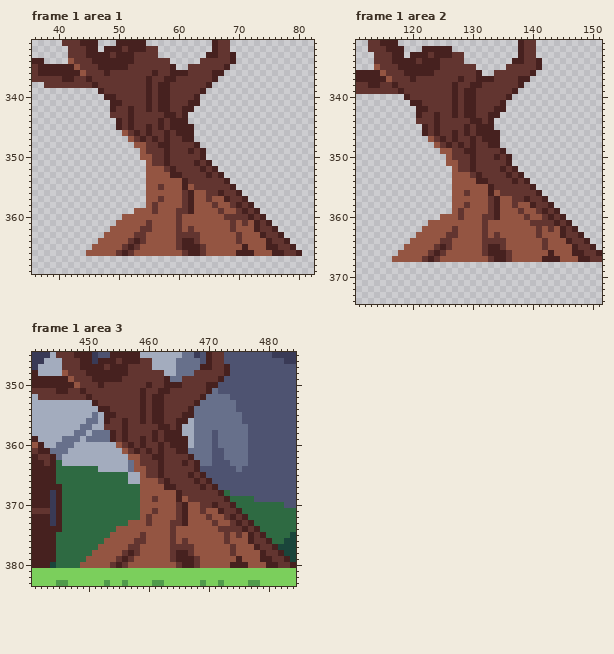
One commit to this pixel-art file: Sprites/Grasslands.aseprite. Above: the version before the commit.
600x600 pixels, 3 frames. Shown: frame 1 area 1: x 36..82, y 331..369; frame 1 area 2: x 111..151, y 331..374; frame 1 area 3: x 441..484, y 345..383. The commit also changed other frames or places, which this record leaves out.
Now the later version:
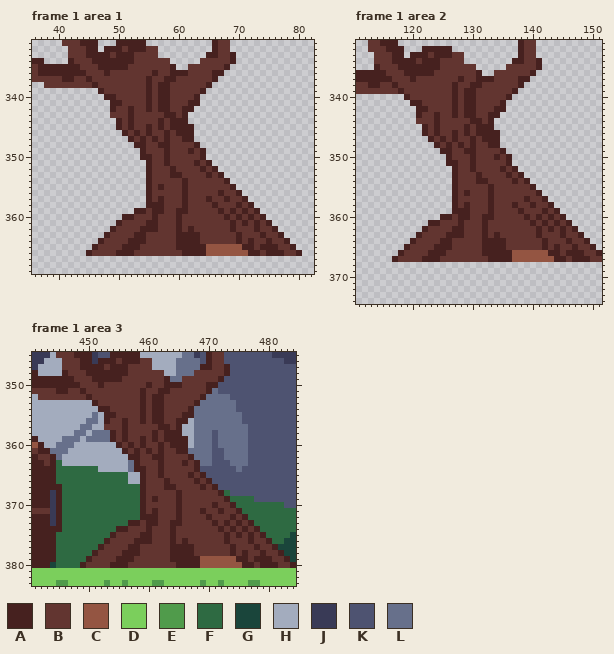
Palette (. is transparent): A #46211f  B #623530  C #945542  D #7bcf5c  E #509b4b  F #2e6a42  G #1a453b  H #a3acbe  J #393a56  K #4e5371  L #67708b
Diff:
Changed rows in their new state; - is an unchanged pixel.
Frame 1 area 1, layer "grasslands":
first column x 42:
334 A--
335 -A-
336 --A
first column x 45:
346 ------A------------------------
347 -------A-----------------------
348 --------AA---------------------
349 ---------A---------------------
350 ---------AA--------------------
351 ----------A--------------------
352 ----------ABB------------------
353 ----------ABBB-----------------
354 ----------ABBBBB---------------
355 ----------ABABBB-B-------------
356 ----------ABBBBBABBB-----------
357 ----------ABABBBABBBABB--------
358 ----------AAABBBABBBBABB-------
359 --------AABAABBAABBBBBABA------
360 ------AABBBABBBABBBBBBBA-A-----
361 -----ABBBBAABBBABBBBBBBBABAB---
362 ----ABBBBAAABBBABABBBBBBABBB---
363 ---ABBBBAABBBBBAAAABBBBBBABBB--
364 --ABBBBA-ABBBBBA--ABBBBBBABABB-
365 -ABBBBA-ABBBBBBA---A-------ABA-
366 ABBBBA-ABBBBBBBBA--A-----CC-ABA
Frame 1 area 2, layer "grasslands":
first column x 114:
335 A--
336 -A-
337 --A
first column x 117:
347 ------A------------------------
348 -------A-----------------------
349 --------AA---------------------
350 ---------A---------------------
351 ---------AA--------------------
352 ----------A--------------------
353 ----------ABB------------------
354 ----------ABBB-----------------
355 ----------ABBBBB---------------
356 ----------ABABBB-B-------------
357 ----------ABBBBBABBB-----------
358 ----------ABABBBABBBABB--------
359 ----------AAABBBABBBBABB-------
360 --------AABAABBAABBBBBABA------
361 ------AABBBABBBABBBBBBBA-A-----
362 -----ABBBBAABBBABBBBBBBBABAB---
363 ----ABBBBAAABBBABABBBBBBABBB---
364 ---ABBBBAABBBBBAAAABBBBBBABBB--
365 --ABBBBA-ABBBBBA--ABBBBBBABABB-
366 -ABBBBA-ABBBBBBA---A-------ABA-
367 ABBBBA-ABBBBBBBBA--A-----CC-ABA
Frame 1 area 3, layer "grasslands":
first column x 446:
348 A--
349 -A-
350 --A
first column x 449:
360 ------A------------------------
361 -------A-----------------------
362 --------AA---------------------
363 ---------A---------------------
364 ---------AA--------------------
365 ----------A--------------------
366 ----------ABB------------------
367 ----------ABBB-----------------
368 ----------ABBBBB---------------
369 ----------ABABBB-B-------------
370 ----------ABBBBBABBB-----------
371 ----------ABABBBABBBABB--------
372 ----------AAABBBABBBBABB-------
373 --------AABAABBAABBBBBABA------
374 ------AABBBABBBABBBBBBBA-A-----
375 -----ABBBBAABBBABBBBBBBBABAB---
376 ----ABBBBAAABBBABABBBBBBABBB---
377 ---ABBBBAABBBBBAAAABBBBBBABBB--
378 --ABBBBA-ABBBBBA--ABBBBBBABABB-
379 -ABBBBA-ABBBBBBA---A-------ABA-
380 ABBBBA-ABBBBBBBBA--A-----CC-ABA
